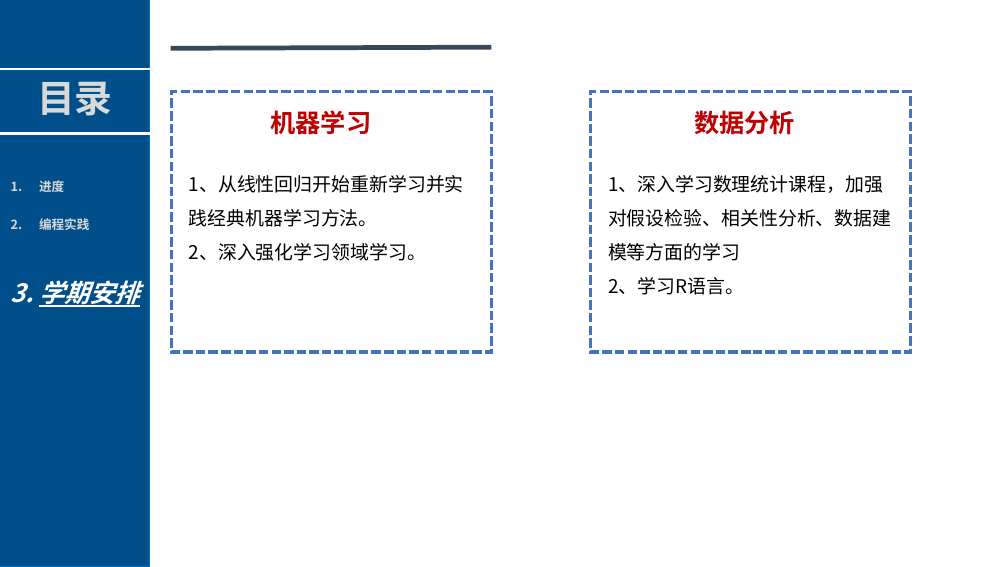
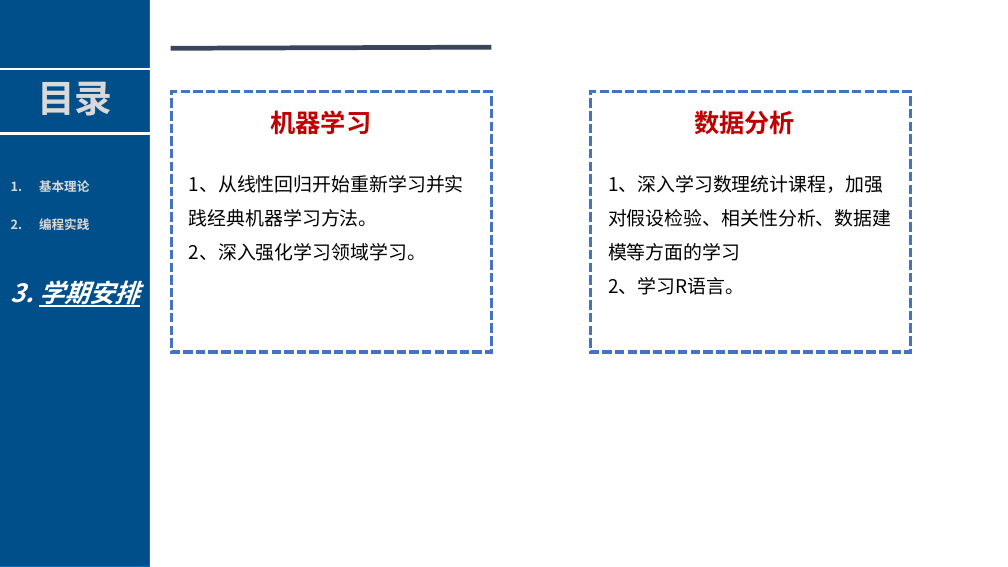
Before and after one commit to cancanword-newnew/daily_learning_notes, a slide deck: slide 19 of operations_Research/运筹优化汇报.pptx (slide 15 before the commit). Drawn at 1008x567 pixels with LibreOffice and Linux fonts; fonts in the diff are those of the drawing; background and template pictures are left out. Boxes give left, top, right and bottom in pixels: in the first picture for what was removed or moved away, otherwise in the second. Text is boxed around its words. In the diff, an @@ line names an element or a change of style, - is before the commit and + after.

```diff
--- a/operations_Research/运筹优化汇报.pptx
+++ b/operations_Research/运筹优化汇报.pptx
@@ text at bbox=[39, 180, 89, 192]: text changed @@
-1. 进度
+1. 基本理论
```
Also in this commit, not shown: 11 other slides changed, 5 slides added, 1 slide removed, 1 other file.
